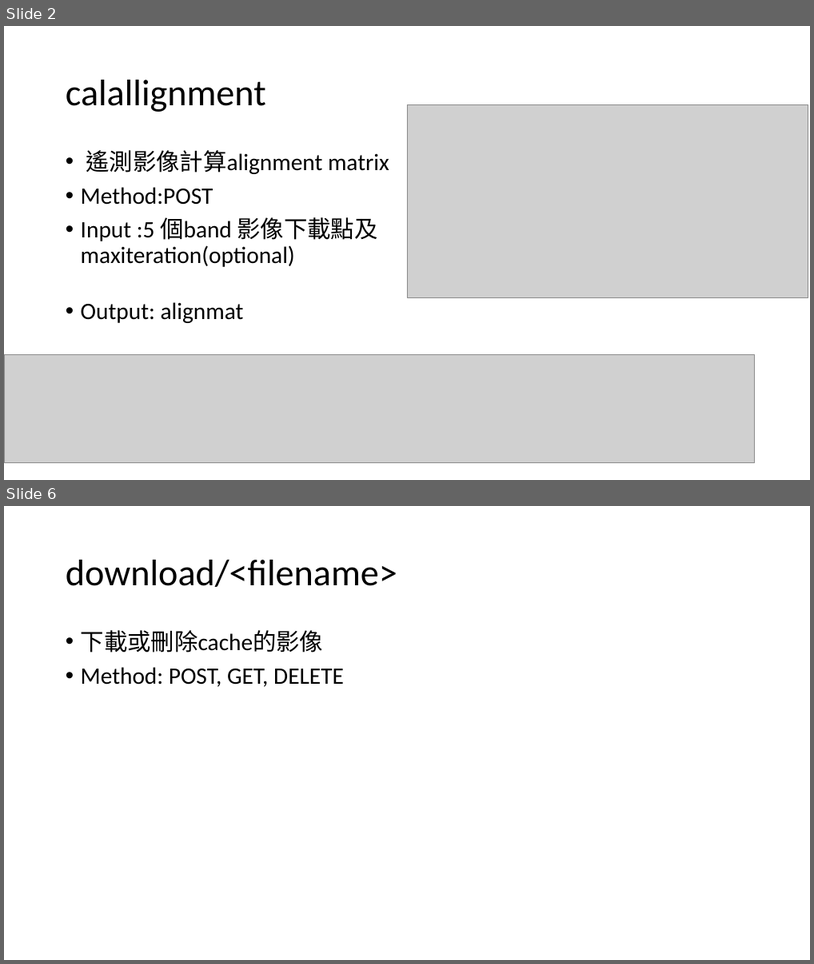
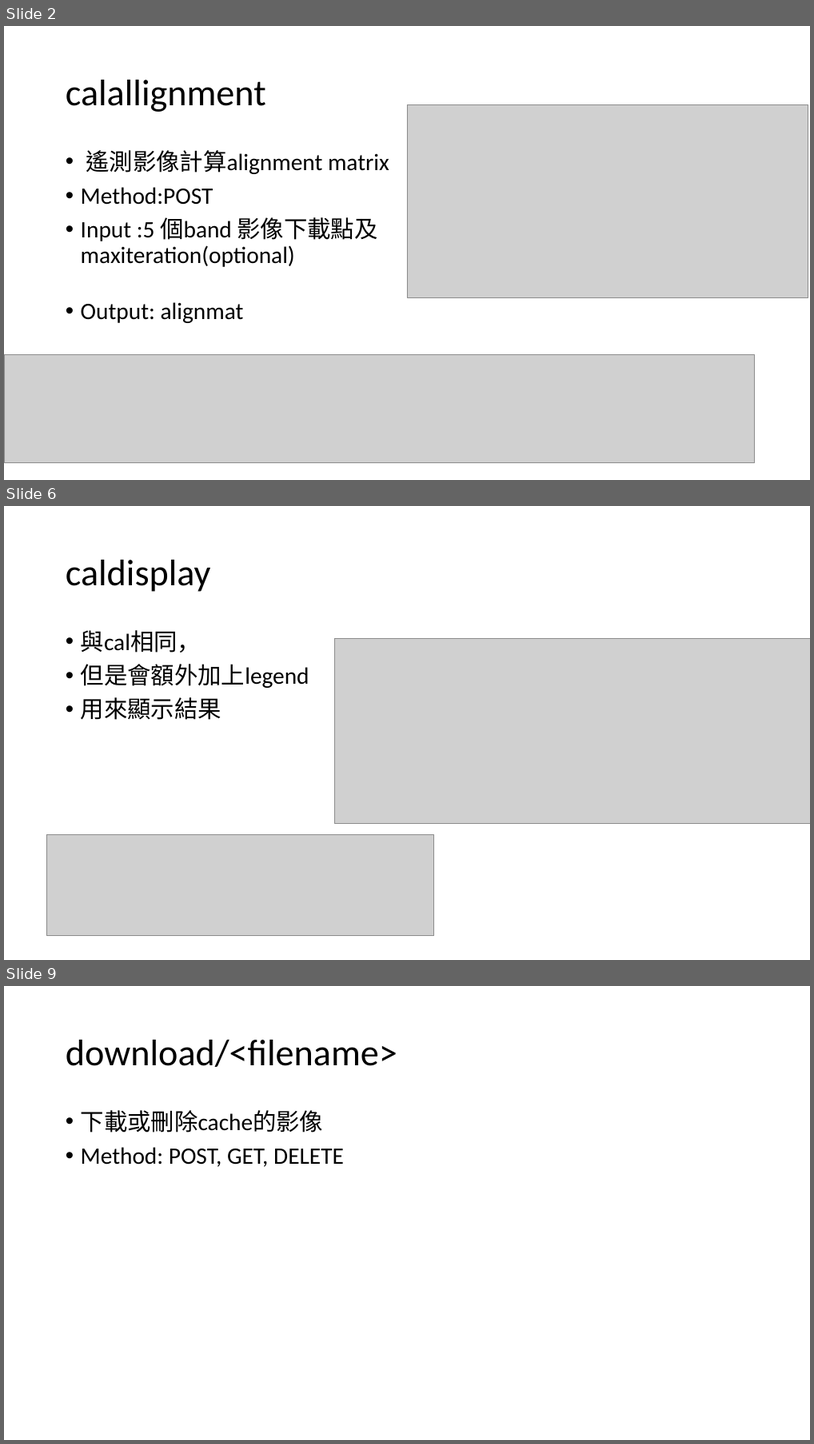
Before and after one commit to hongping1224/MicasenseMX30API, a slide deck: MicasenseMX30API.pptx. Shown one above the other, each under a label of ours: slides 2 and 6 before the commit, slides 2, 6 and 9 after it; the slides between them are not shown. The pictures are 814x964 and 814x1444 pixels, drawn with LibreOffice and Linux fonts; fonts in the diff are those of the drawing; grey boxes stand for pictures. Boxes give left, top, right and bottom in pixels: in the first picture for what was removed or moved away, otherwise in the second. Text is boxed around its words. In the diff, an @@ line names an element or a change of style, - is before the commit and + after.

```diff
--- a/MicasenseMX30API.pptx
+++ b/MicasenseMX30API.pptx
@@ slide 6 added at (x1=4, y1=506, x2=810, y2=960), background #FFFFFF @@
@@ title added at (x1=66, y1=560, x2=211, y2=592), 44 pt, text #000000 @@
+caldisplay
@@ text added at (x1=81, y1=630, x2=310, y2=720), 28 pt, text #000000 @@
+• 與cal相同，
+• 但是會額外加上legend
+• 用來顯示結果
@@ picture added at (x1=335, y1=639, x2=810, y2=824) @@
@@ picture added at (x1=46, y1=835, x2=434, y2=935) @@
@@ what was slide 6 is now slide 9 @@
```
Also in this commit, not shown: 3 slides changed, 3 other slides added, 15 other files.
